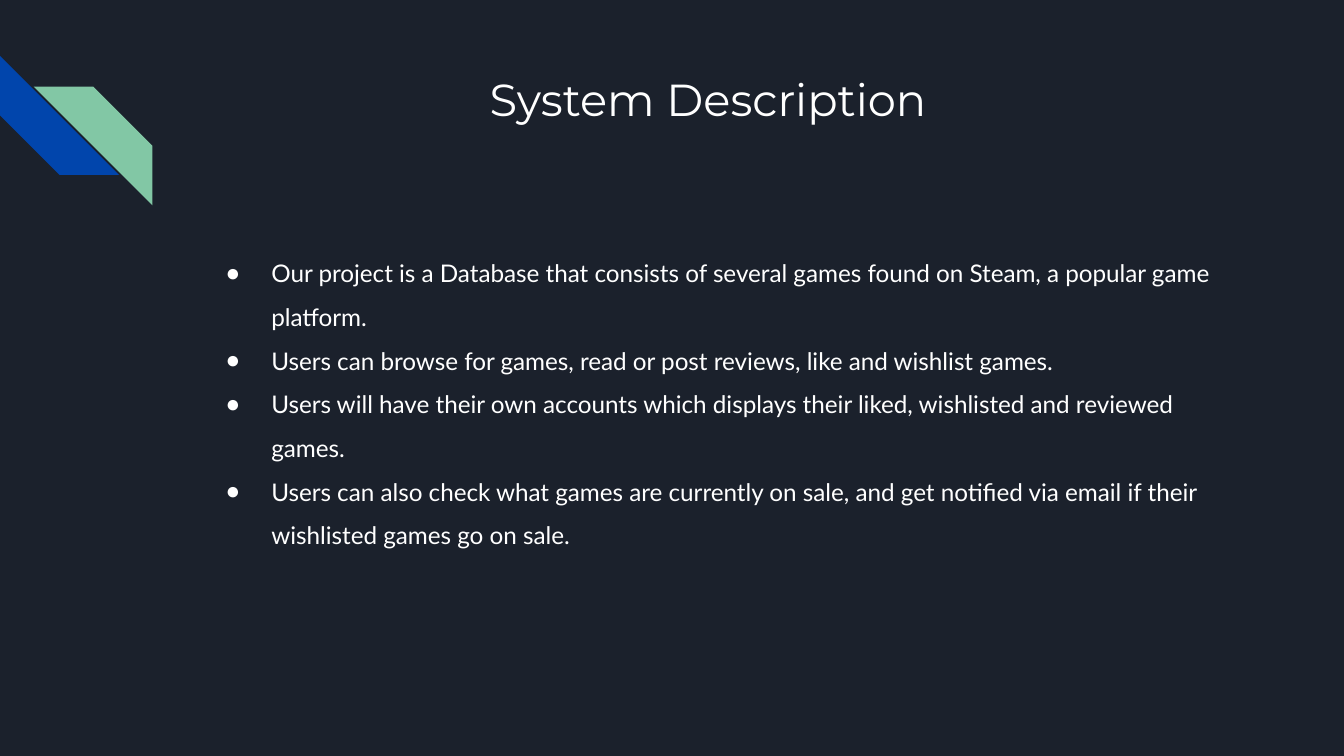
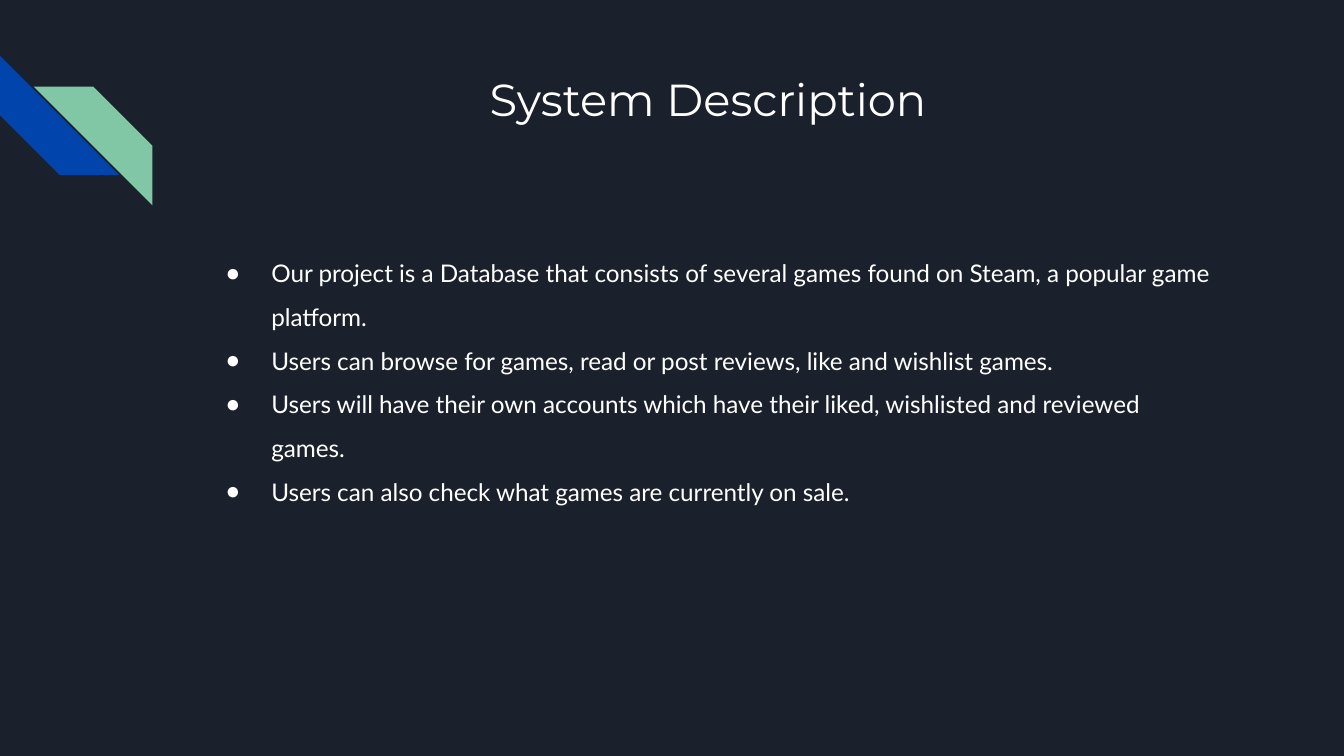
Before and after one commit to BreadsRL/SteamDB, a slide deck: slide 2 of Steam Games DB.pptx. Drawn at 1344x756 pixels with LibreOffice and Linux fonts; fonts in the diff are those of the drawing. Boxes give left, top, right and bottom in pixels: in the first picture for what was removed or moved away, otherwise in the second. Text is boxed around its words. In the diff, an @@ line names an element or a change of style, - is before the commit and + after.

Commit message:
Updated presentation

```diff
--- a/Steam Games DB.pptx
+++ b/Steam Games DB.pptx
@@ text at (x1=271, y1=395, x2=1140, y2=506): text changed @@
-● Users will have their own accounts which displays their liked, wishlisted and reviewed games.
-● Users can also check what games are currently on sale, and get notified via email if their wishlisted games go on sale.
+● Users will have their own accounts which have their liked, wishlisted and reviewed games.
+● Users can also check what games are currently on sale.
```
Also in this commit, not shown: 3 slides added, 2 slides removed.
